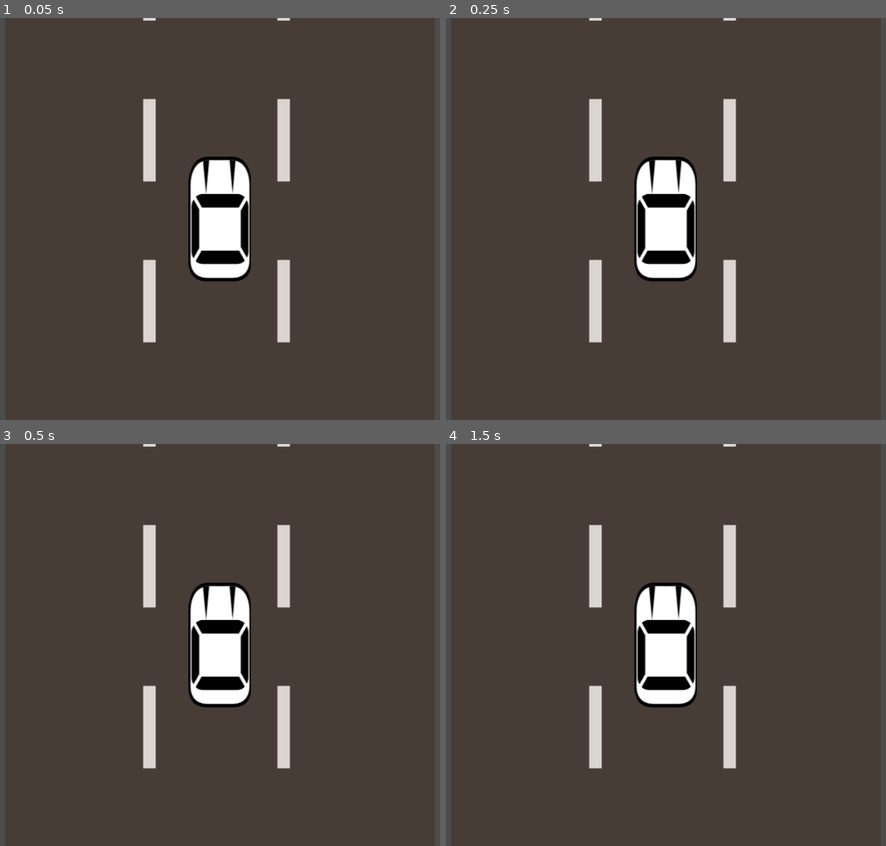
Above: before the commit, frames 1-4 (two rows, left to right).
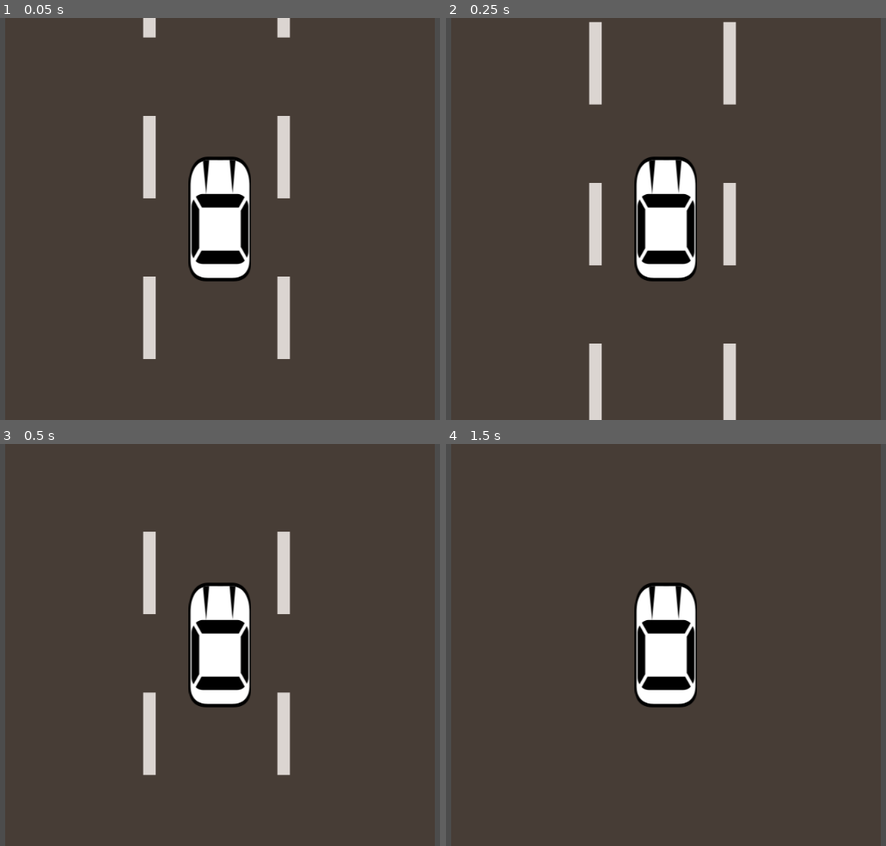
Above: after the commit, the same moments.

Repository: mamenjivar/CS-4700
Game: Godot game, scene res://scenes/game.tscn
The game is run twice, just before and just after one commit, with the same random seed, the same clock (stepped at 60 frames per second) and the same inputs.
Inputs:
- Up to frame 1 (0.05 s): no input
- Up to frame 2 (0.25 s): no input
- Up to frame 3 (0.5 s): no input
- Up to frame 4 (1.5 s): no input

The runs differ from the first frame. In frame 1, 1.3% of the frame differs, in the area x 32-67%, y 0-85%; in frame 2, 6.1%, in the area x 32-67%, y 0-100%; in frame 3, 0.5%; in frame 4, 2.6%.

Commit message:
Re-did part 3 of the tutorial and integrated it into phase 2.

Diff:
--- /dev/null
+++ b/game04/packed/player/Player.gd
@@ -0,0 +1,25 @@
+extends RigidBody2D
+
+var speed = 500
+var max_speed = 500
+var acceleration = 0
+
+# class member variables go here, for example:
+# var a = 2
+# var b = "textvar"
+
+func _ready():
+	# Called when the node is added to the scene for the first time.
+	# Initialization here
+	# pass
+	set_process(true)
+
+func _process(delta):
+#	# Called every frame. Delta is time since last frame.
+#	# Update game logic here.
+#	pass
+    speed += acceleration
+    speed = min(speed,max_speed)
+
+    if(speed < max_speed):
+        acceleration += delta
--- a/game04/packed/Player.tscn
+++ b/game04/packed/player/Player.tscn
@@ -1,13 +1,14 @@
-[gd_scene load_steps=3 format=2]
+[gd_scene load_steps=4 format=2]
 
-[ext_resource path="res://assets/images/car.png" type="Texture" id=1]
+[ext_resource path="res://packed/player/Player.gd" type="Script" id=1]
+[ext_resource path="res://assets/images/car.png" type="Texture" id=2]
 
 [sub_resource type="RectangleShape2D" id=1]
 
 custom_solver_bias = 0.0
 extents = Vector2( 45.7423, 93.2471 )
 
-[node name="Player" type="RigidBody2D" index="0"]
+[node name="Player" type="RigidBody2D"]
 
 input_pickable = false
 collision_layer = 1
@@ -27,6 +28,7 @@
 linear_damp = -1.0
 angular_velocity = 0.0
 angular_damp = -1.0
+script = ExtResource( 1 )
 _sections_unfolded = [ "Transform" ]
 __meta__ = {
 "_edit_group_": true
--- a/game04/scenes/game.tscn
+++ b/game04/scenes/game.tscn
@@ -1,17 +1,20 @@
-[gd_scene load_steps=3 format=2]
+[gd_scene load_steps=4 format=2]
 
 [ext_resource path="res://assets/images/road.png" type="Texture" id=1]
-[ext_resource path="res://packed/Player.tscn" type="PackedScene" id=2]
+[ext_resource path="res://scripts/bg.gd" type="Script" id=2]
+[ext_resource path="res://packed/player/Player.tscn" type="PackedScene" id=3]
 
 [node name="Root" type="Node2D" index="0"]
 
 [node name="RoadBG" type="Sprite" parent="." index="0"]
 
 texture = ExtResource( 1 )
+region_enabled = true
 region_rect = Rect2( 0, 0, 640, 960 )
-_sections_unfolded = [ "Transform", "Z Index" ]
+script = ExtResource( 2 )
+_sections_unfolded = [ "Region", "Transform", "Z Index" ]
 
-[node name="Player" parent="." index="1" instance=ExtResource( 2 )]
+[node name="Player" parent="." index="1" instance=ExtResource( 3 )]
 
 [node name="Camera" type="Camera2D" parent="." index="2"]
 
--- /dev/null
+++ b/game04/scripts/bg.gd
@@ -0,0 +1,21 @@
+extends Sprite
+
+onready var player = get_node("../Player")
+var y = 0
+
+# class member variables go here, for example:
+# var a = 2
+# var b = "textvar"
+
+func _ready():
+	# Called when the node is added to the scene for the first time.
+	# Initialization here
+	# pass
+	set_process(true)
+
+func _process(delta):
+#	# Called every frame. Delta is time since last frame.
+#	# Update game logic here.
+#	# pass
+	y -= player.speed * delta
+	set_region_rect(Rect2(0, y, 640, 960))
Not shown: 1 places in game04/packed/player/Player.tscn that only renumber resources
